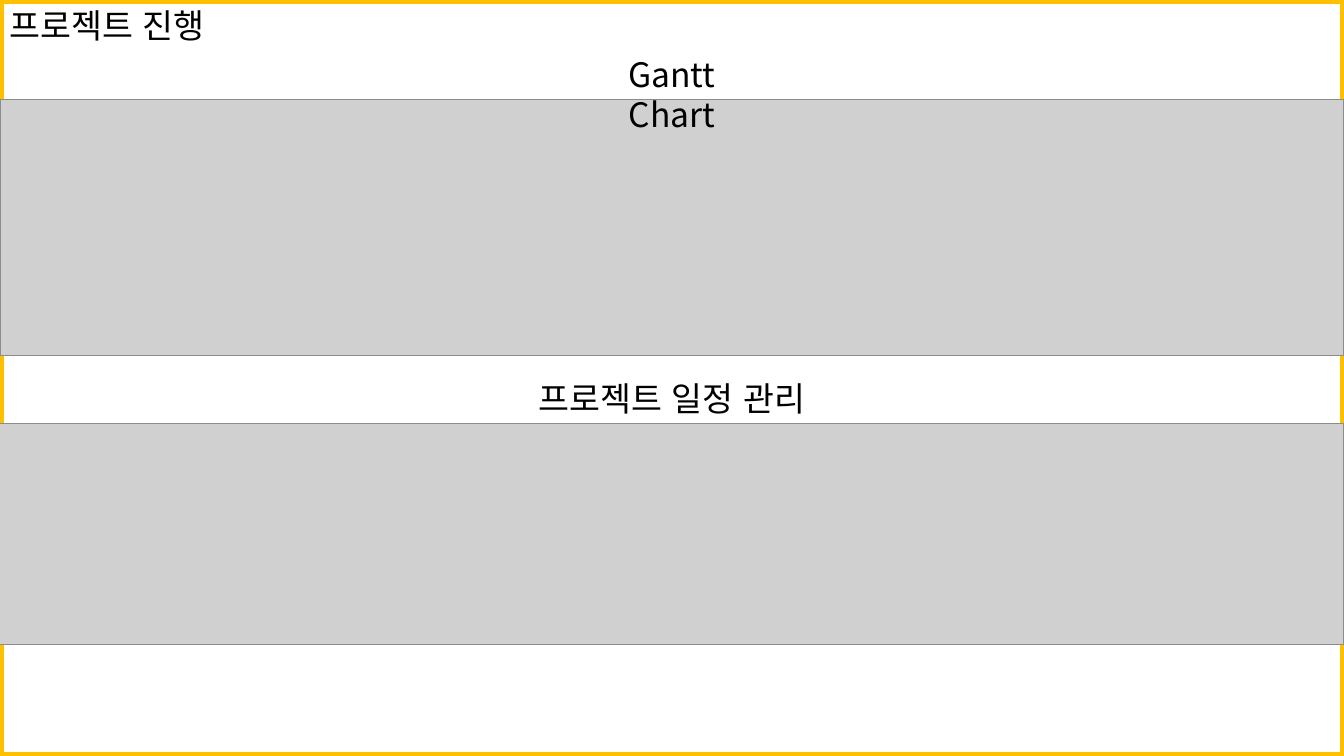
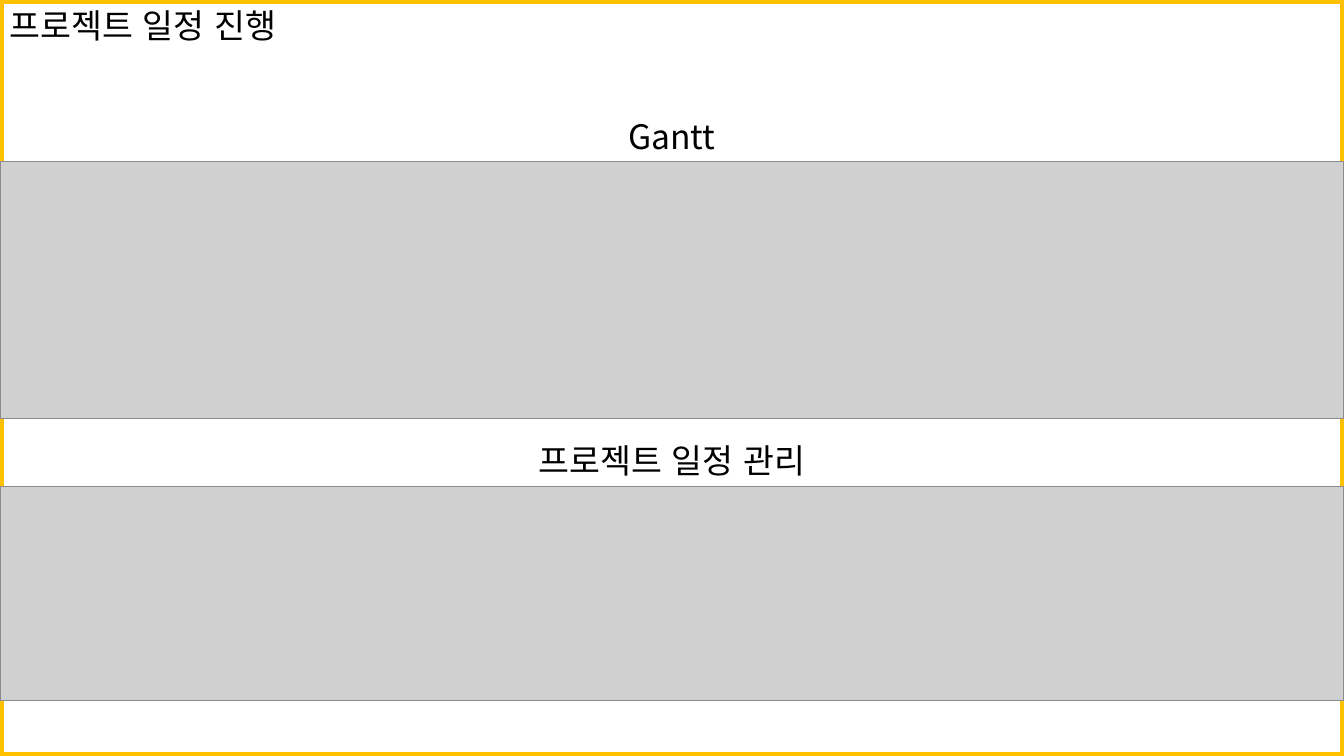
Before and after one commit to 909ma/ATM-System-using-by-C-Language, a slide deck: slide 9 of 기타/발표 자료/메인 발표 시트(양식 이대로 안 합니다, 빨리 짠다고 진짜 골자만 짠 거에요. 그냥 텍스트만 보시고 이렇게 있구나 하시면 도비니다).pptx (slide 10 before the commit). Drawn at 1344x756 pixels with LibreOffice and Linux fonts; fonts in the diff are those of the drawing; grey boxes stand for pictures. Boxes give left, top, right and bottom in pixels: in the first picture for what was removed or moved away, otherwise in the second. Text is boxed around its words. In the diff, an @@ line names an element or a change of style, - is before the commit and + after.

```diff
--- a/기타/발표 자료/메인 발표 시트(양식 이대로 안 합니다, 빨리 짠다고 진짜 골자만 짠 거에요. 그냥 텍스트만 보시고 이렇게 있구나 하시면 도비니다).pptx
+++ b/기타/발표 자료/메인 발표 시트(양식 이대로 안 합니다, 빨리 짠다고 진짜 골자만 짠 거에요. 그냥 텍스트만 보시고 이렇게 있구나 하시면 도비니다).pptx
@@ text at bbox=[10, 10, 276, 41]: text changed @@
-프로젝트 진행
+프로젝트 일정 진행
@@ text "Gantt Chart" rewrapped from bbox=[628, 62, 715, 128] to bbox=[628, 124, 715, 162] @@
@@ picture: place and size @@
-picture at bbox=[0, 100, 1344, 356]
+picture at bbox=[0, 161, 1344, 418]
@@ text "프로젝트 일정 관리": place and size @@
-text "프로젝트 일정 관리" at bbox=[539, 383, 805, 414]
+text "프로젝트 일정 관리" at bbox=[539, 445, 805, 476]
@@ picture: place and size @@
-picture at bbox=[0, 424, 1344, 645]
+picture at bbox=[0, 486, 1344, 700]
```
Also in this commit, not shown: 1 other slide changed, 1 slide removed.
